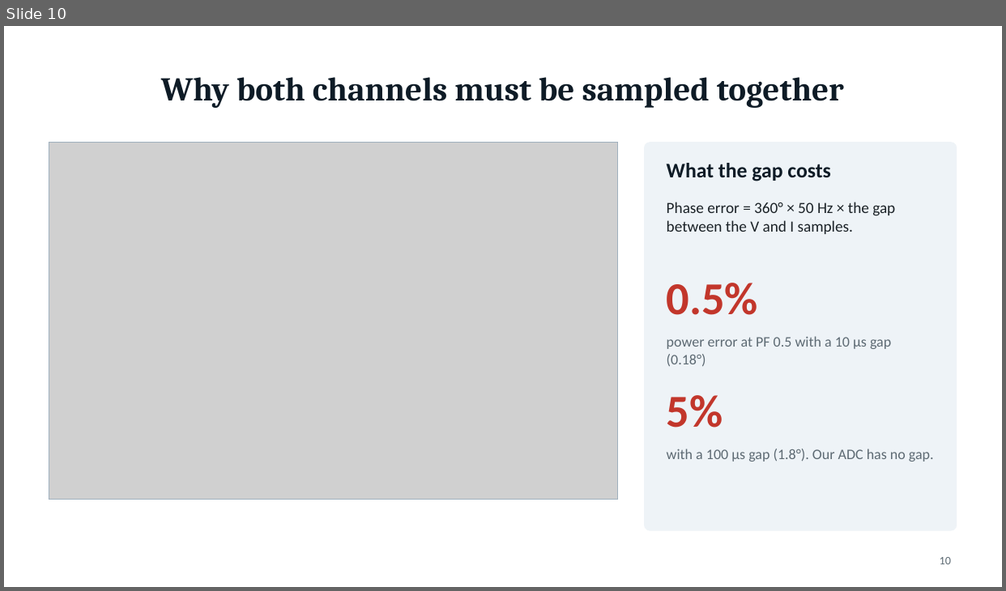
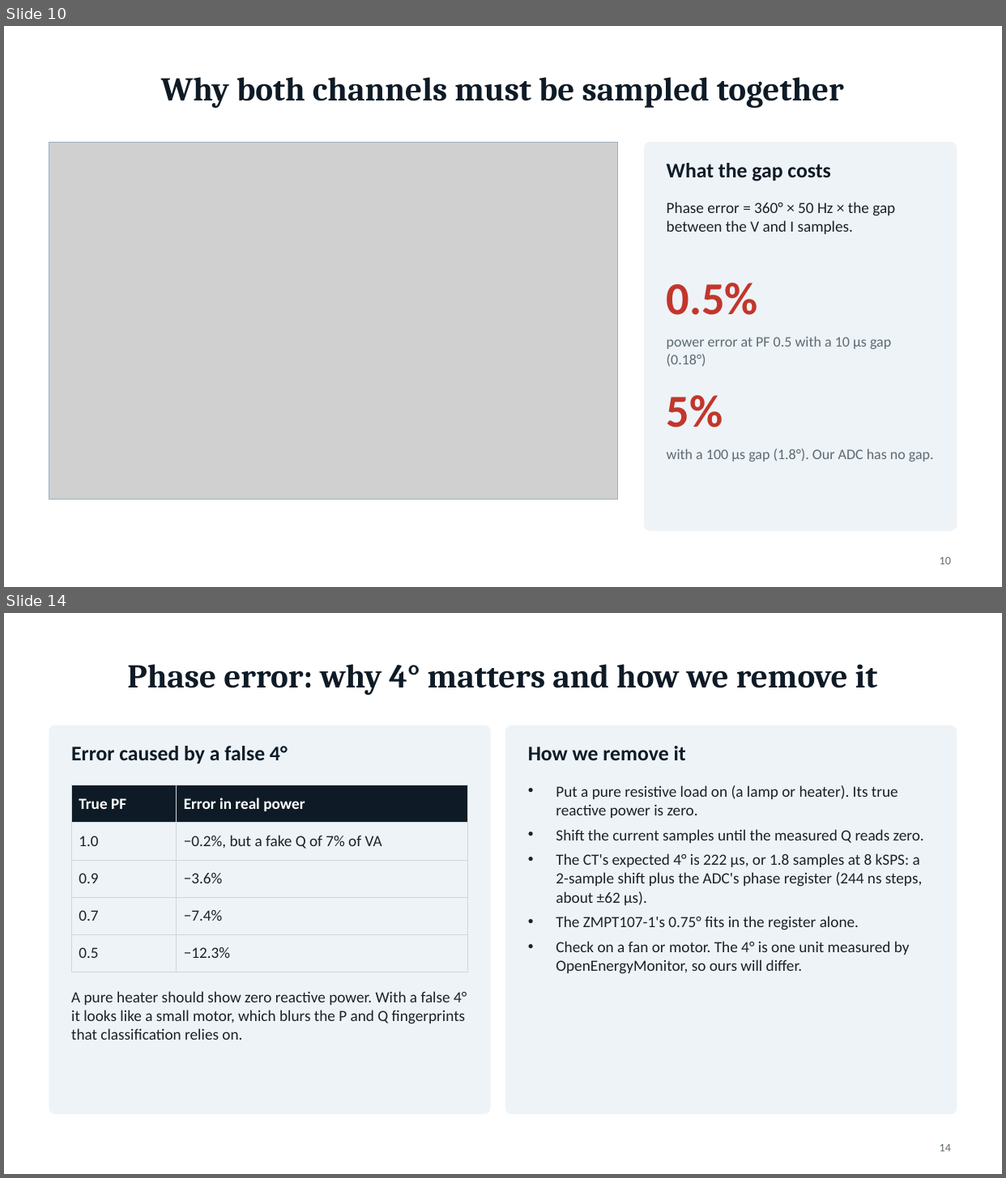
Before and after one commit to PowerWorksLab/PowerLenz, a slide deck: documentation/presentations/powerlenz-front-end.pptx. Shown one above the other, each under a label of ours: slide 10 before the commit, slides 10 and 14 after it; the slides between them are not shown. The pictures are 1006x591 and 1006x1178 pixels, drawn with LibreOffice and Linux fonts; fonts in the diff are those of the drawing; grey boxes stand for pictures. Boxes give left, top, right and bottom in pixels: in the first picture for what was removed or moved away, otherwise in the second. Text is boxed around its words. In the diff, an @@ line names an element or a change of style, - is before the commit and + after.

Commit message:
Update slide deck to version 2 and add datasheet, phase and price slides

```diff
--- a/documentation/presentations/powerlenz-front-end.pptx
+++ b/documentation/presentations/powerlenz-front-end.pptx
@@ slide 14 added at [4,613,1002,1174], background #FFFFFF @@
@@ title added at [127,664,878,695], 32 pt, text #0E1B26, bold @@
+Phase error: why 4° matters and how we remove it
@@ rounded rectangle added at [49,726,491,1114], fill #EEF3F7 @@
@@ rounded rectangle added at [505,726,957,1114], fill #EEF3F7 @@
@@ text added at [71,746,288,764], 20 pt, text #0E1B26, bold @@
+Error caused by a false 4°
@@ text added at [528,746,686,760], 20 pt, text #0E1B26, bold @@
+How we remove it
@@ table added at [71,786,468,961], 5 rows, 2 columns @@
+True PF | Error in real power
+1.0 | −0.2%, but a fake Q of 7% of VA
+0.9 | −3.6%
+0.7 | −7.4%
+0.5 | −12.3%
@@ text added at [556,786,924,974], 15 pt, text #1B2227 @@
+• Put a pure resistive load on (a lamp or heater). Its true reactive power is zero.
+• Shift the current samples until the measured Q reads zero.
+• The CT's expected 4° is 222 µs, or 1.8 samples at 8 kSPS: a 2-sample shift plus the ADC's phase register (244 ns steps, about ±62 µs).
+• The ZMPT107-1's 0.75° fits in the register alone.
+• Check on a fan or motor. The 4° is one unit measured by OpenEnergyMonitor, so ours will differ.
@@ text added at [71,991,467,1040], 15 pt, text #1B2227 @@
+A pure heater should show zero reactive power. With a false 4° it looks like a small motor, which blurs the P and Q fingerprints that classification relies on.
@@ page number added at [940,1144,951,1152], 11 pt, text #5D6A73 @@
+14
```
Also in this commit, not shown: 10 slides changed, 5 other slides added, 2 slides removed, 16 other files.
